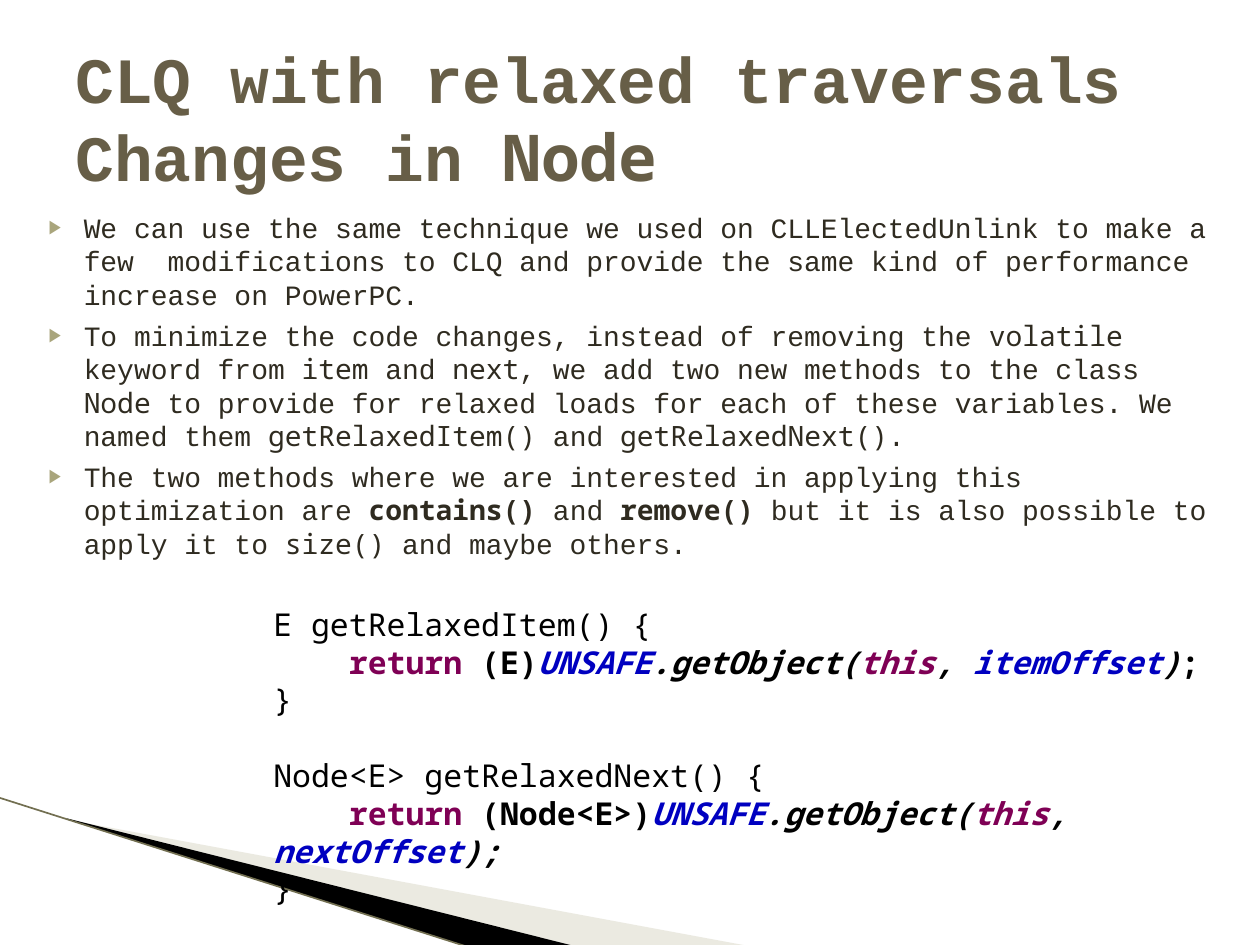
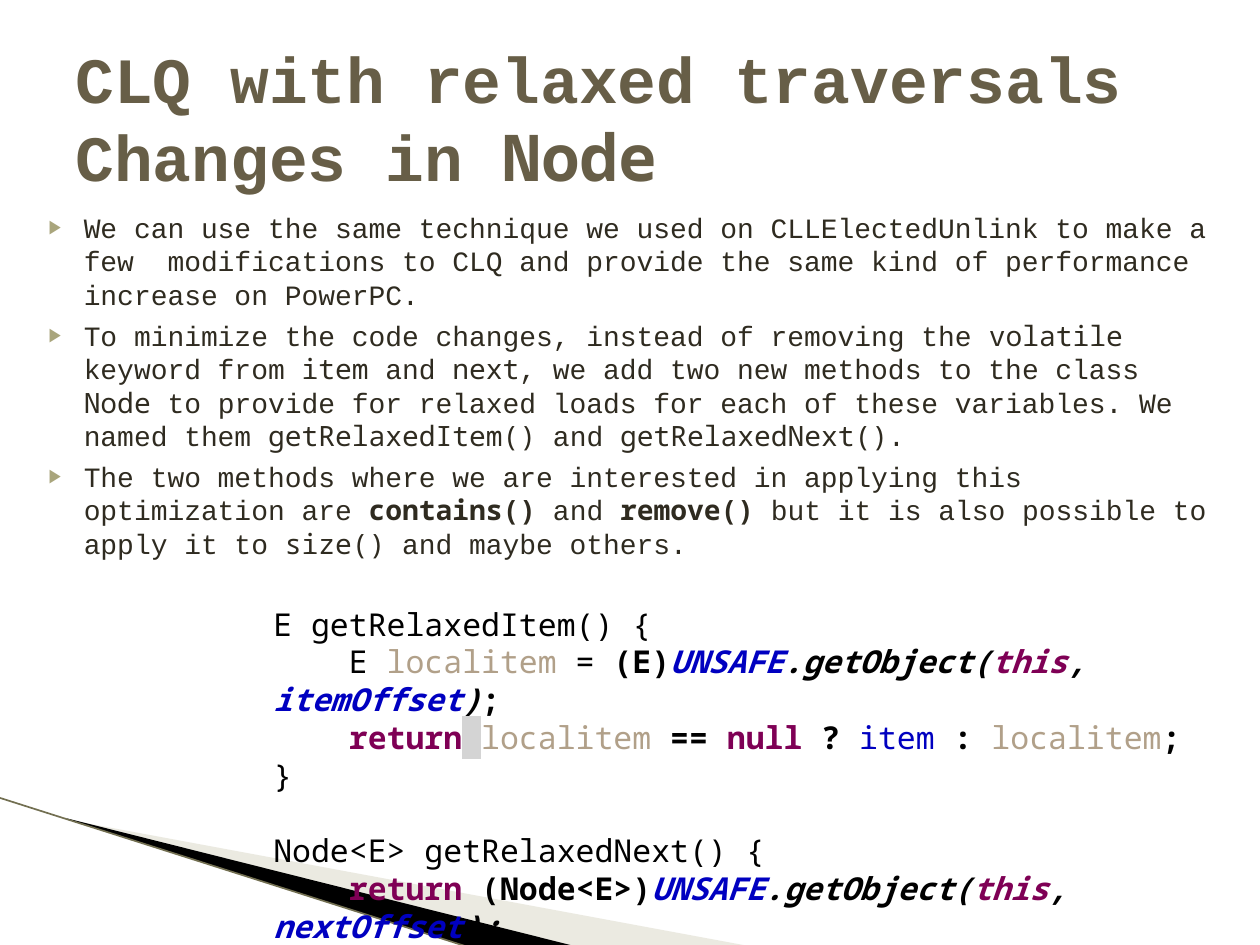
Before and after one commit to pramalhe/ConcurrencyFreaks, a slide deck: slide 9 of Presentations/ConcurrentLinkedQueueRelaxed.pptx. Drawn at 1260x945 pixels with LibreOffice and Linux fonts; fonts in the diff are those of the drawing; background and template pictures are left out. Boxes give left, top, right and bottom in pixels: in the first picture for what was removed or moved away, otherwise in the second. Text is boxed around its words. In the diff, an @@ line names an element or a change of style, - is before the commit and + after.

Commit message:
Added back acquire load of item

```diff
--- a/Presentations/ConcurrentLinkedQueueRelaxed.pptx
+++ b/Presentations/ConcurrentLinkedQueueRelaxed.pptx
@@ text at bbox=[273, 648, 1180, 754]: text changed; text colour #000000 to #B1A089; italic off @@
-return (E)UNSAFE.getObject(this, itemOffset);
+E localitem = (E)UNSAFE.getObject(this, itemOffset);
+return localitem == null ? item : localitem;
```
Also in this commit, not shown: 3 other slides changed, 2 slides added, 2 other files.
